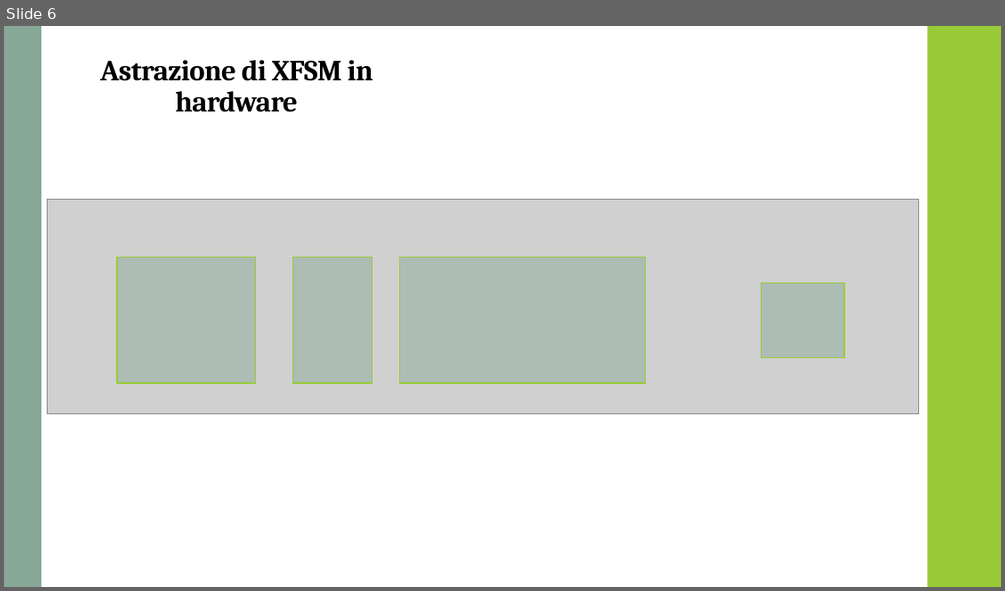
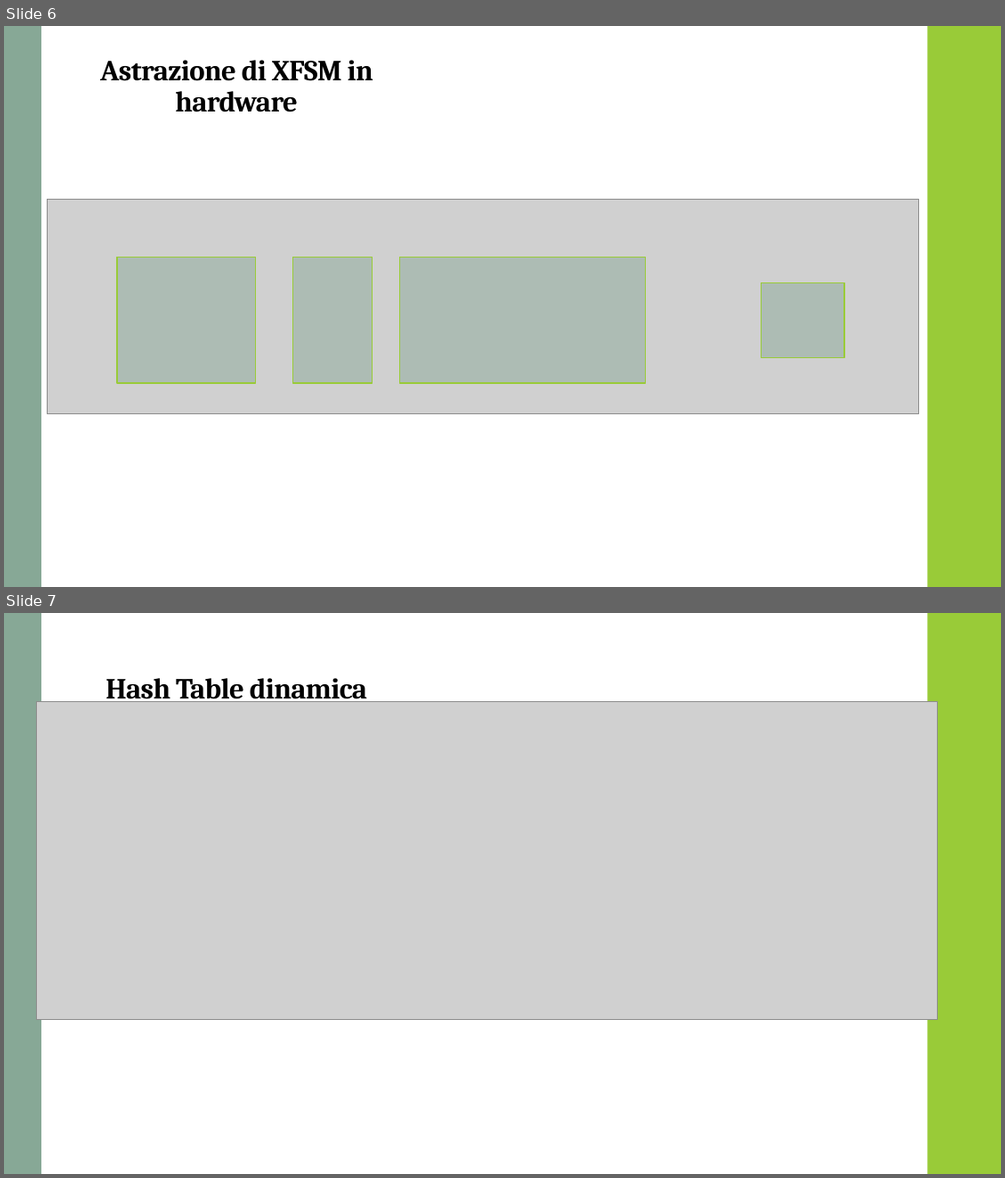
Before and after one commit to aleuniroma2/simonandro, a slide deck: Tesi alessandro rivitti.pptx. Shown one above the other, each under a label of ours: slide 6 before the commit, slides 6 and 7 after it. The pictures are 1005x591 and 1005x1178 pixels, drawn with LibreOffice and Linux fonts; fonts in the diff are those of the drawing; grey boxes stand for pictures; background and template pictures are left out. Boxes give left, top, right and bottom in pixels: in the first picture for what was removed or moved away, otherwise in the second. Text is boxed around its words. In the diff, an @@ line names an element or a change of style, - is before the commit and + after.

```diff
--- a/Tesi alessandro rivitti.pptx
+++ b/Tesi alessandro rivitti.pptx
@@ slide 7 added at [4,613,1001,1174], background #FFFFFF; not listed: 2 template elements that a slide beside it also shows @@
@@ text added at [105,678,367,705], 28 pt, text #000000, bold @@
+Hash Table dinamica
@@ picture added at [36,701,938,1019] @@
```
Also in this commit, not shown: 1 other slide added, 1 slide removed.
